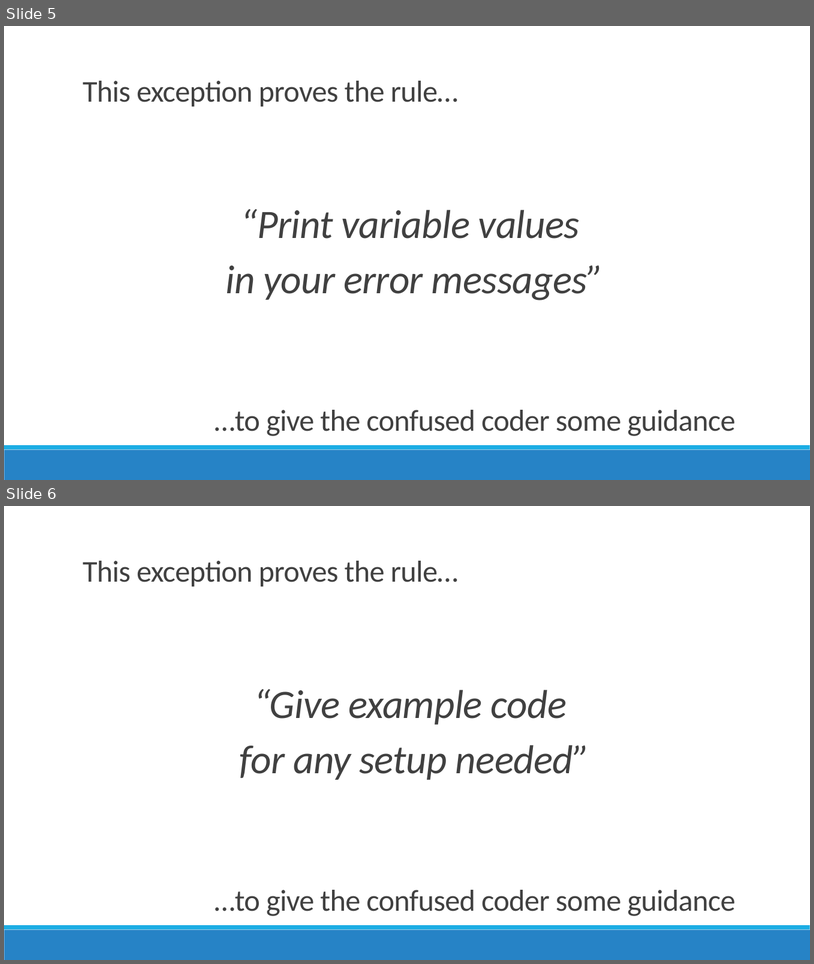
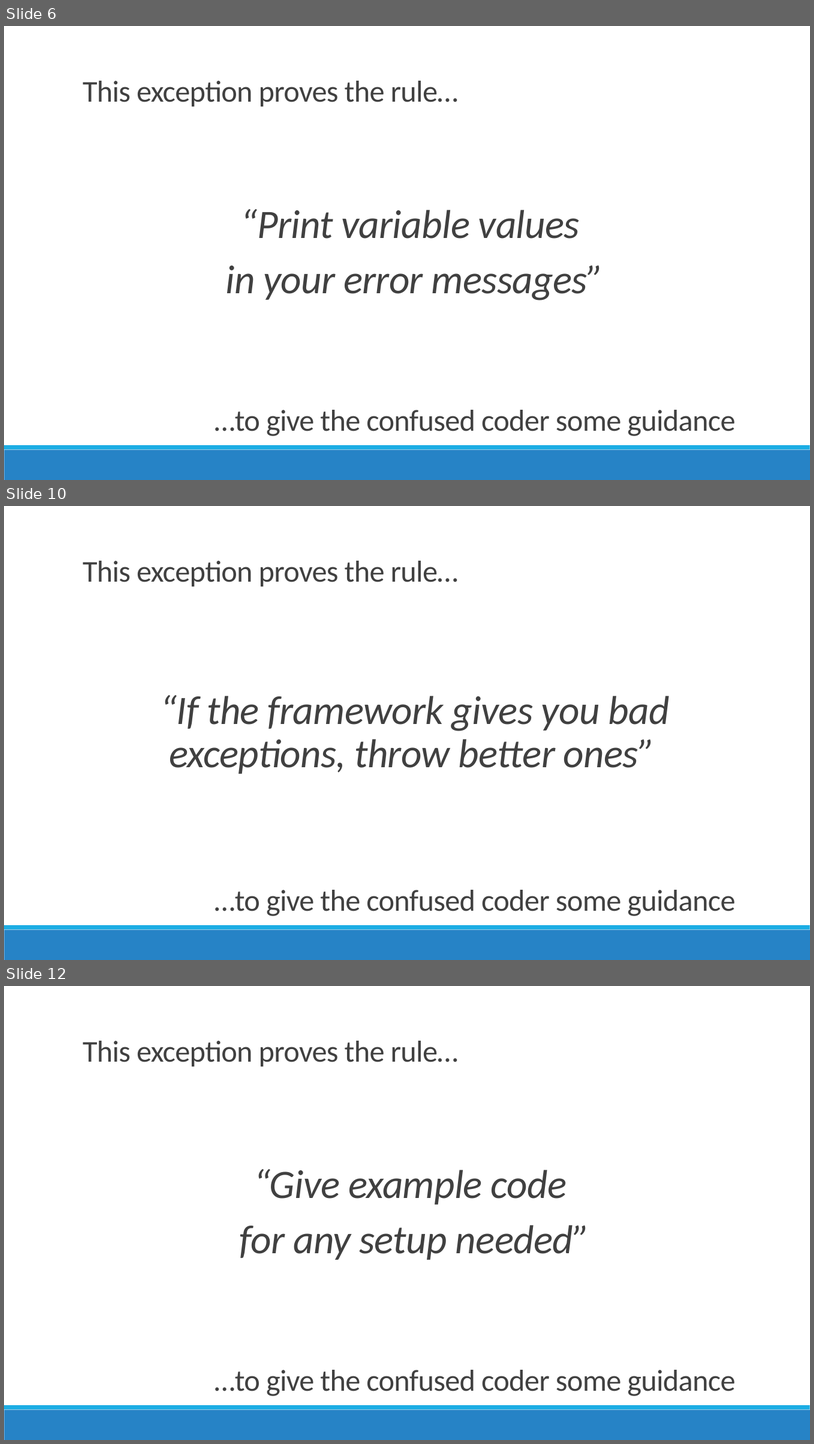
Before and after one commit to jamesrcounts/ExceptionalTalk, a slide deck: Talk.pptx. Shown one above the other, each under a label of ours: slides 5 and 6 before the commit, slides 6, 10 and 12 after it; the slides between them are not shown. The pictures are 814x964 and 814x1444 pixels, drawn with LibreOffice and Linux fonts; fonts in the diff are those of the drawing. Boxes give left, top, right and bottom in pixels: in the first picture for what was removed or moved away, otherwise in the second. Text is boxed around its words. In the diff, an @@ line names an element or a change of style, - is before the commit and + after.

```diff
--- a/Talk.pptx
+++ b/Talk.pptx
@@ slide 10 added at bbox=[4, 506, 810, 960], background #FFFFFF; not listed: 2 template elements that a slide beside it also shows @@
@@ title added at bbox=[83, 561, 459, 586], 36 pt, text #404040 @@
+This exception proves the rule…
@@ text added at bbox=[160, 695, 669, 774], 48 pt, text #404040, italic @@
+  “If the framework gives you bad exceptions, throw better ones”
@@ text added at bbox=[215, 889, 735, 916], 36 pt, text #404040 @@
+…to give the confused coder some guidance
@@ what was slide 5 is now slide 6 @@
@@ what was slide 6 is now slide 12 @@
```
Also in this commit, not shown: 1 slide changed, 4 other slides added, 7 other files.
